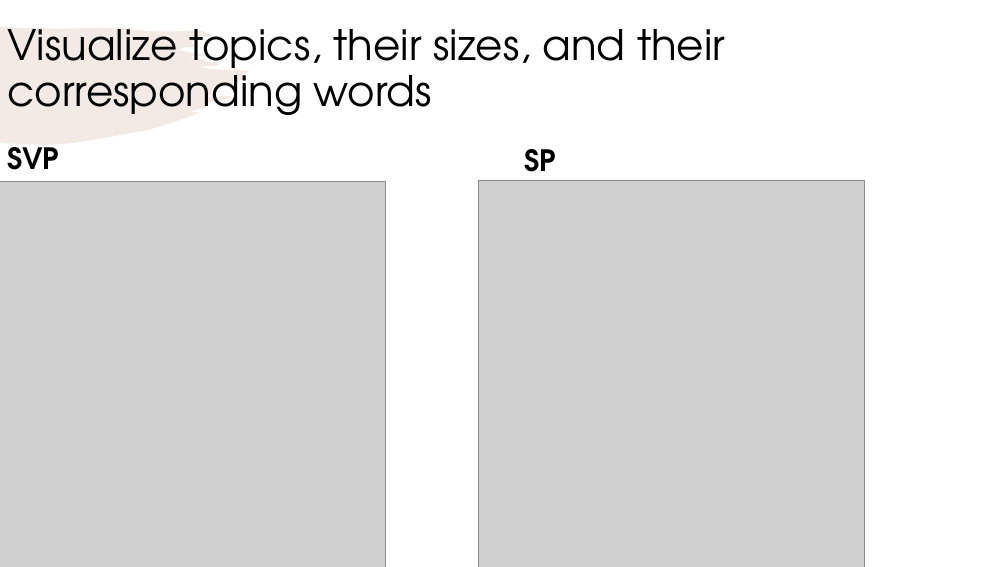
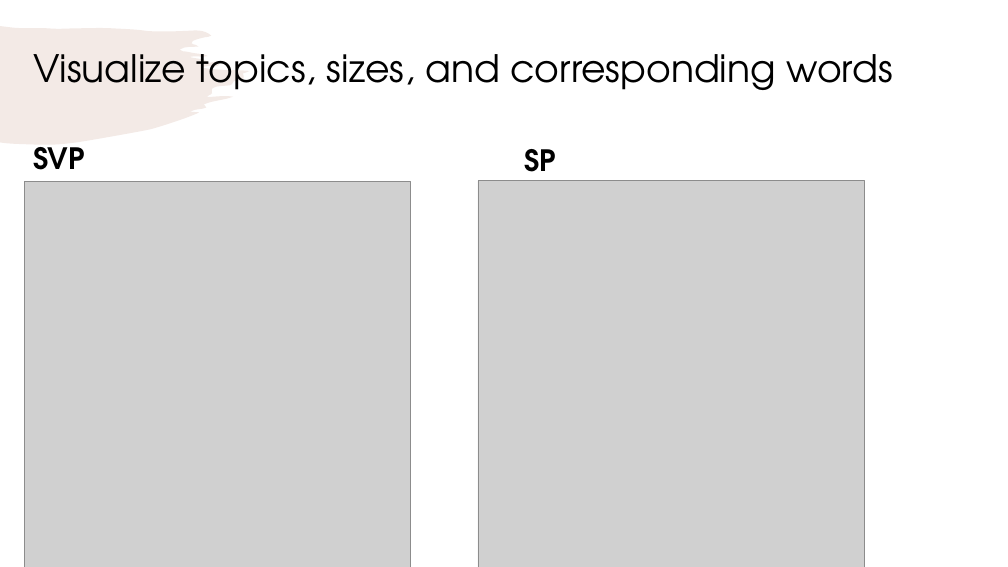
Before and after one commit to rfahrn/Exercise_3, a slide deck: slide 4 of Report – Key Findings.pptx. Drawn at 1008x567 pixels with LibreOffice and Linux fonts; fonts in the diff are those of the drawing; grey boxes stand for pictures. Boxes give left, top, right and bottom in pixels: in the first picture for what was removed or moved away, otherwise in the second. Text is boxed around its words. In the diff, an @@ line names an element or a change of style, - is before the commit and + after.

```diff
--- a/Report – Key Findings.pptx
+++ b/Report – Key Findings.pptx
@@ title at [33, 54, 892, 90]: text changed; size 40 to 36 pt @@
-Visualize topics, their sizes, and their corresponding words
+Visualize topics, sizes, and corresponding words
@@ text "SVP": place and size @@
-text "SVP" at [8, 147, 60, 182]
+text "SVP" at [33, 147, 85, 182]
@@ picture: place and size @@
-picture at [0, 181, 386, 567]
+picture at [24, 181, 411, 567]
```
Also in this commit, not shown: 10 other slides changed, 1 other file.
